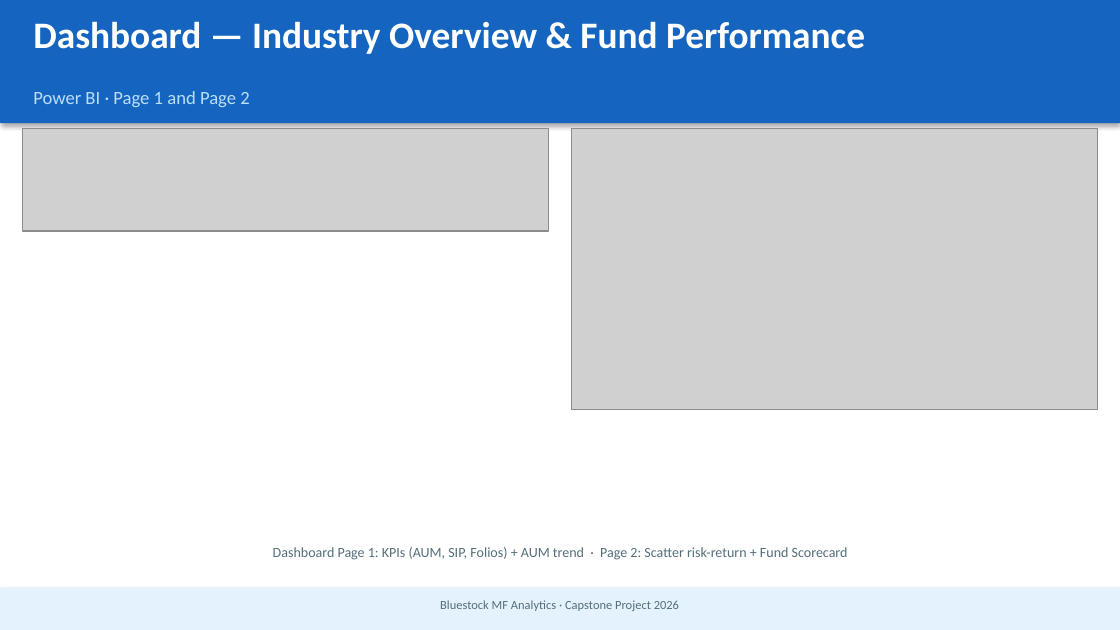
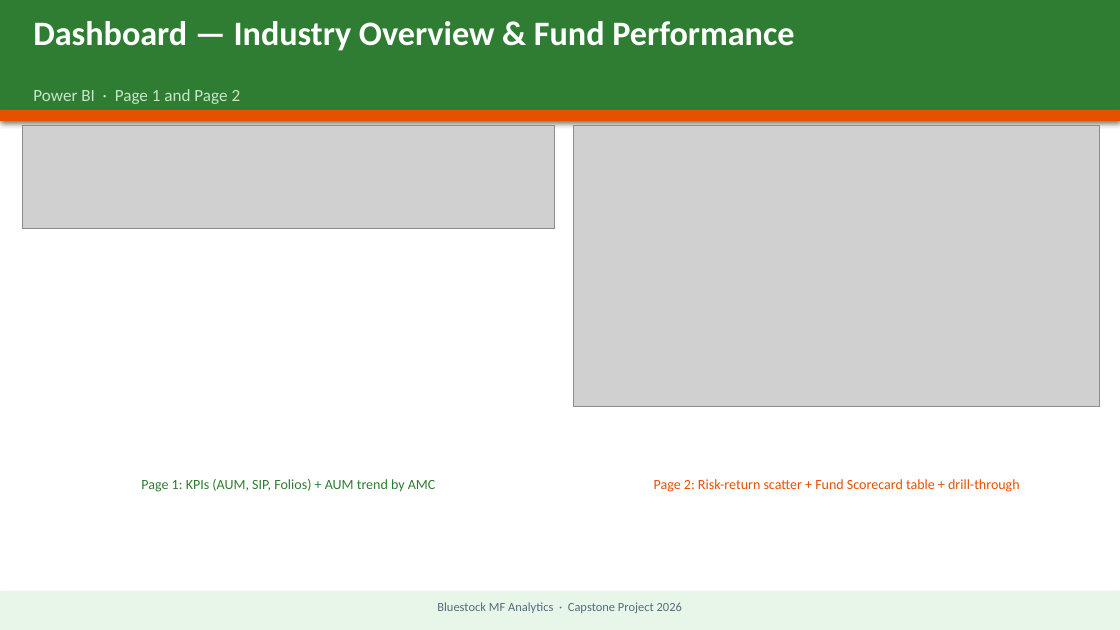
Before and after one commit to HellyPatel-05/MutualFundAnalytics, a slide deck: slide 9 of reports/Bluestock_MF_Presentation.pptx. Drawn at 1120x630 pixels with LibreOffice and Linux fonts; fonts in the diff are those of the drawing; grey boxes stand for pictures. Boxes give left, top, right and bottom in pixels: in the first picture for what was removed or moved away, otherwise in the second. Text is boxed around its words. In the diff, an @@ line names an element or a change of style, - is before the commit and + after.

```diff
--- a/reports/Bluestock_MF_Presentation.pptx
+++ b/reports/Bluestock_MF_Presentation.pptx
@@ rectangle: place and size @@
-rectangle at [0,0,1120,123]
+rectangle at [0,0,1120,118]
@@ rectangle at [0,0,1120,118]: fill #1565C0 to #2E7D32 @@
@@ text "Dashboard — Industry Overview & ..." at [33,21,794,51]: size 24 to 22 pt @@
@@ text "Power BI · Page 1 ..." at [33,89,241,104]: size 12 to 11 pt, text colour #BBDEFB to #C8E6C9 @@
@@ rectangle added at [0,110,1120,121], fill #E65100 @@
@@ picture: place and size @@
-picture at [22,129,549,231]
+picture at [22,125,554,228]
@@ picture: place and size @@
-picture at [571,129,1098,410]
+picture at [573,125,1100,407]
@@ text at [141,479,436,492]: text changed; text colour #546E7A to #2E7D32 @@
-Dashboard Page 1: KPIs (AUM, SIP, Folios) + AUM trend · Page 2: Scatter risk-return + Fund Scorecard
+Page 1: KPIs (AUM, SIP, Folios) + AUM trend by AMC
@@ text added at [654,479,1020,492], 9 pt, text #E65100 @@
+Page 2: Risk-return scatter + Fund Scorecard table + drill-through
@@ rectangle at [0,591,1120,630]: fill #E3F2FD to #E8F5E9 @@
```
Also in this commit, not shown: 11 other slides changed, 4 other files.
